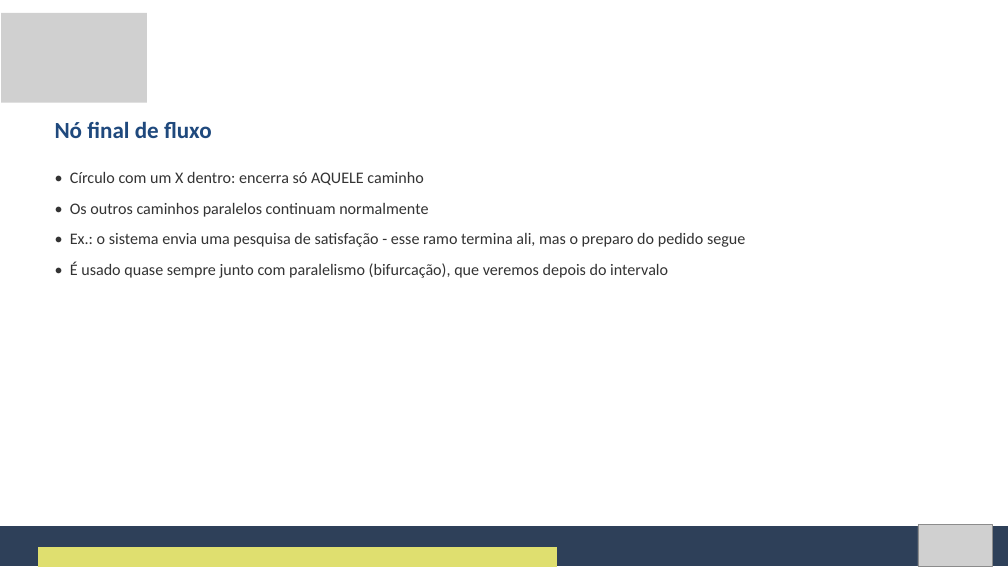
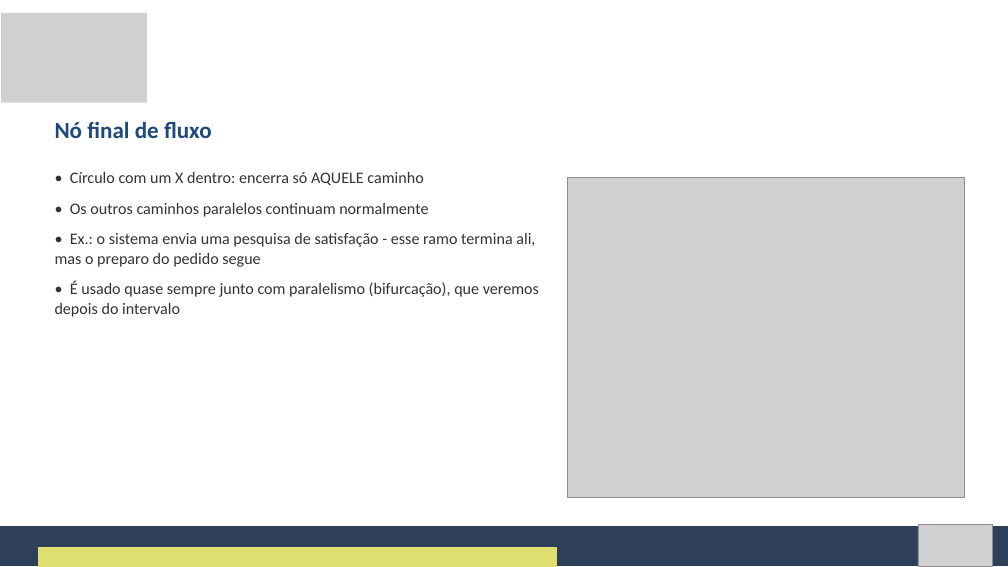
Before and after one commit to Natan20/Curso-Modelagem-De-Sistemas-Material, a slide deck: slide 23 of Aula 07 - 02-10-2026/Aula 7 - Slides.pptx. Drawn at 1008x567 pixels with LibreOffice and Linux fonts; fonts in the diff are those of the drawing; grey boxes stand for pictures. Boxes give left, top, right and bottom in pixels: in the first picture for what was removed or moved away, otherwise in the second. Text is boxed around its words. In the diff, an @@ line names an element or a change of style, - is before the commit and + after.

```diff
--- a/Aula 07 - 02-10-2026/Aula 7 - Slides.pptx
+++ b/Aula 07 - 02-10-2026/Aula 7 - Slides.pptx
@@ text "• Círculo com um X ..." rewrapped from <box>70,172,745,278</box> to <box>55,172,539,317</box> @@
@@ picture added at <box>568,177,964,497</box> @@
```
Also in this commit, not shown: 13 other slides changed.
